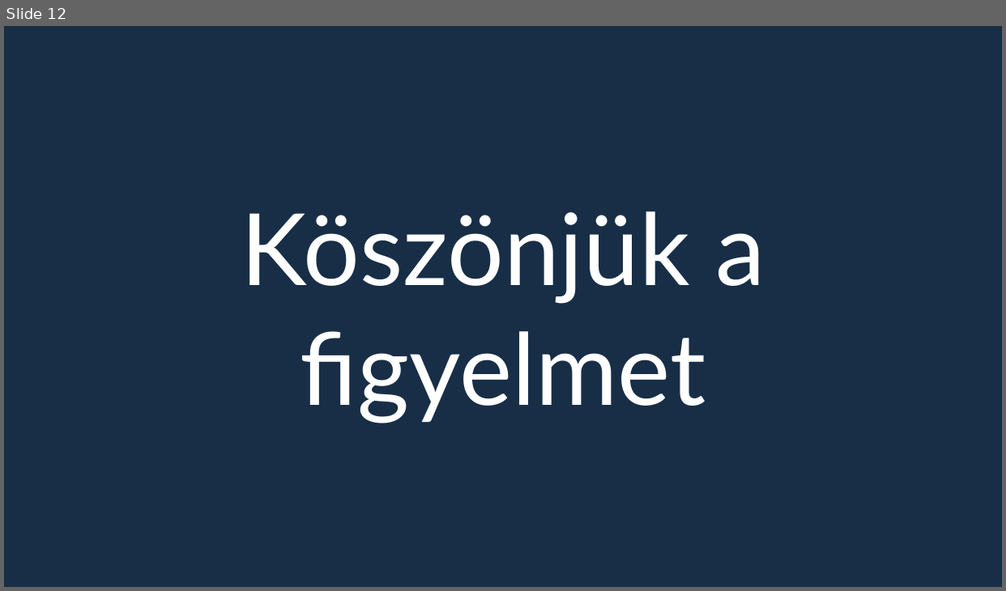
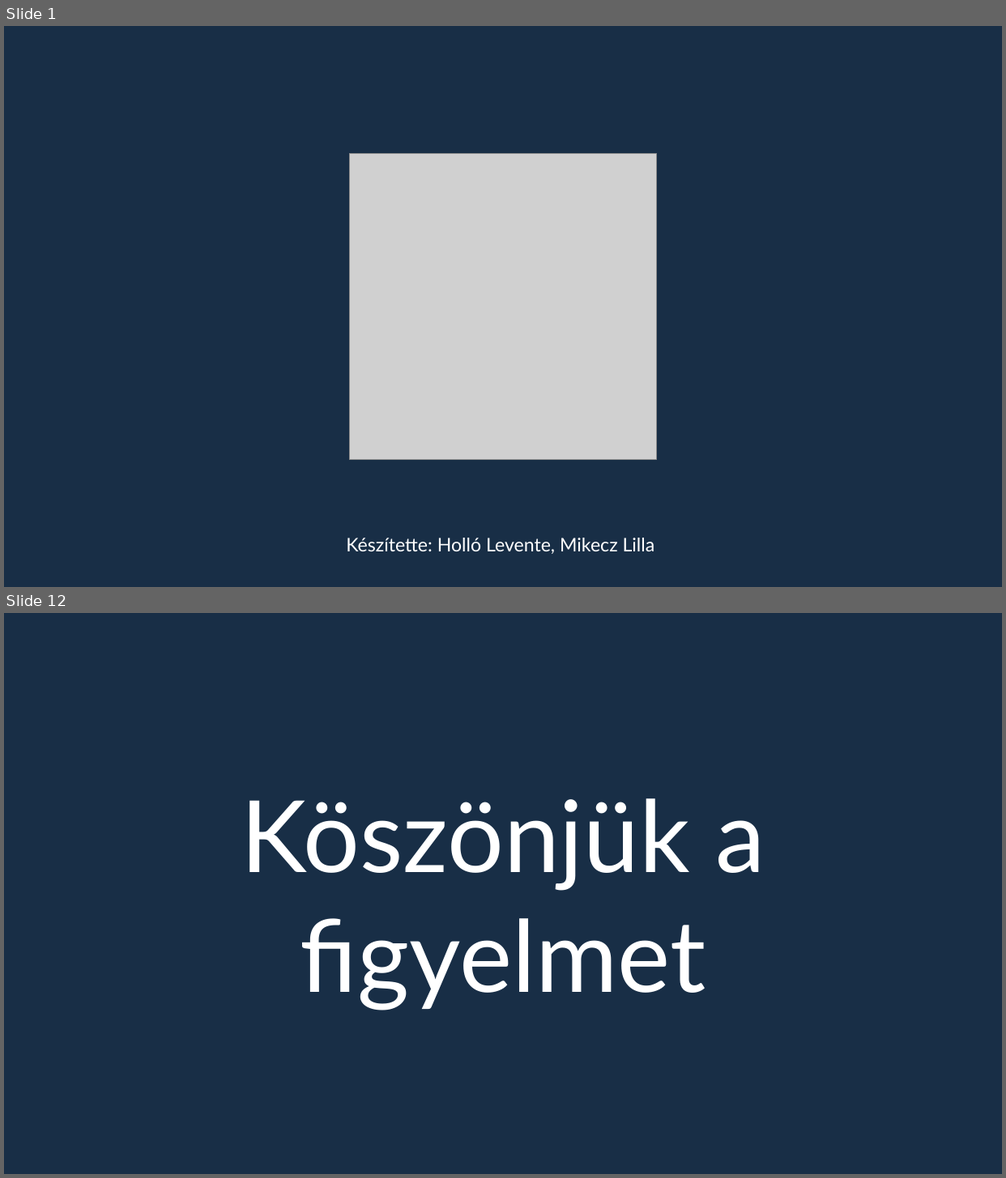
Before and after one commit to mikeczlilla/Quiz, a slide deck: docs/Quiz.pptx. Shown one above the other, each under a label of ours: slide 12 before the commit, slides 1 and 12 after it; the slides between them are not shown. The pictures are 1006x591 and 1006x1178 pixels, drawn with LibreOffice and Linux fonts; fonts in the diff are those of the drawing; grey boxes stand for pictures. Boxes give left, top, right and bottom in pixels: in the first picture for what was removed or moved away, otherwise in the second. Text is boxed around its words. In the diff, an @@ line names an element or a change of style, - is before the commit and + after.

Commit message:
34645

```diff
--- a/docs/Quiz.pptx
+++ b/docs/Quiz.pptx
@@ slide 1 added at (x1=4, y1=26, x2=1002, y2=587), background #182E46 @@
@@ picture added at (x1=350, y1=153, x2=657, y2=460) @@
@@ text added at (x1=346, y1=538, x2=655, y2=554), 18 pt, text #FFFFFF @@
+Készítette: Holló Levente, Mikecz Lilla
```
Also in this commit, not shown: 7 slides changed, 1 slide removed.
